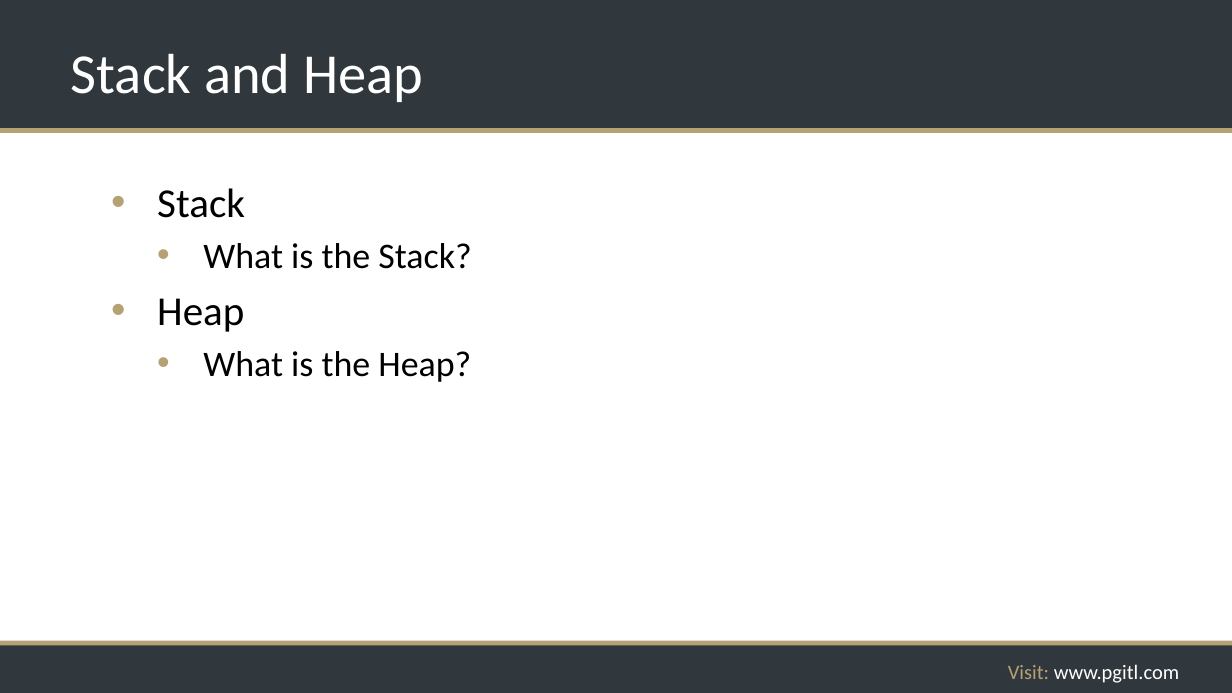
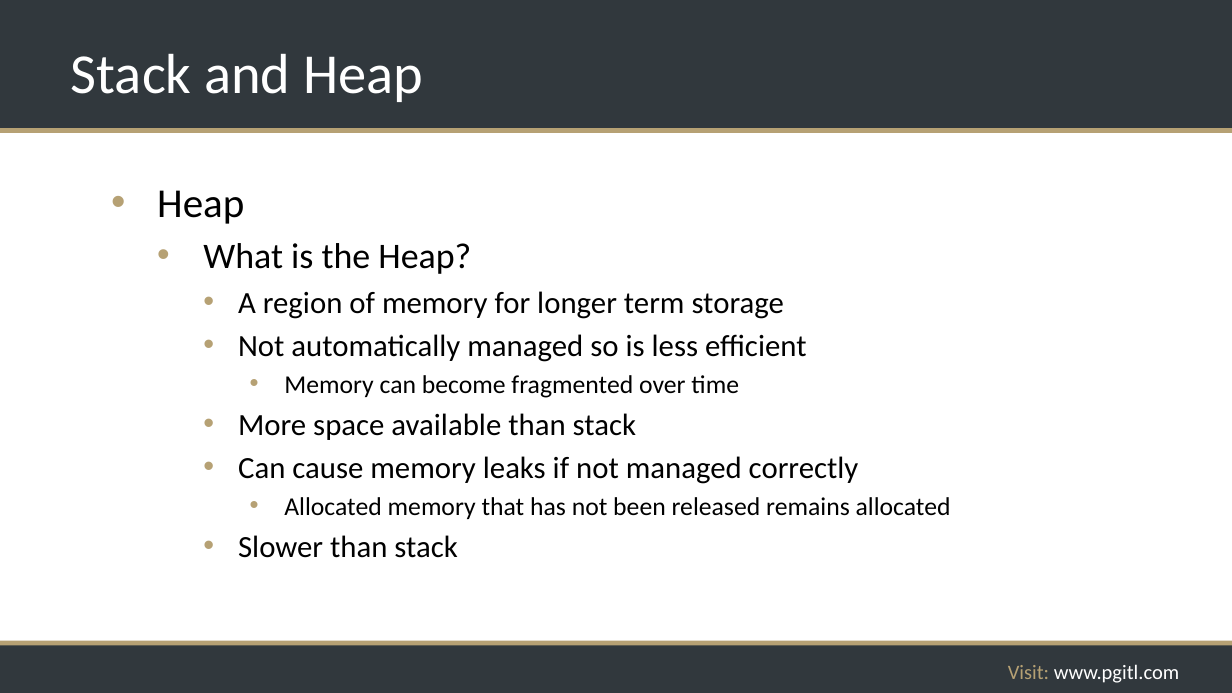
Before and after one commit to rikkouri/project-a, a slide deck: slide 159 of Programming Foundations.pptx (slide 151 before the commit). Drawn at 1232x693 pixels with LibreOffice and Linux fonts; fonts in the diff are those of the drawing; background and template pictures are left out. Boxes give left, top, right and bottom in pixels: in the first picture for what was removed or moved away, otherwise in the second. Text is boxed around its words. In the diff, an @@ line names an element or a change of style, - is before the commit and + after.

```diff
--- a/Programming Foundations.pptx
+++ b/Programming Foundations.pptx
@@ text at [157,188,471,269]: paragraphs removed @@
-• Stack
-  • What is the Stack?
@@ text at [238,291,951,558]: paragraphs added @@
+    • A region of memory for longer term storage
+    • Not automatically managed so is less efficient
+      • Memory can become fragmented over time
+    • More space available than stack
+    • Can cause memory leaks if not managed correctly
+      • Allocated memory that has not been released remains allocated
+    • Slower than stack
```
Also in this commit, not shown: 3 other slides changed, 8 slides added, 1 other file.
